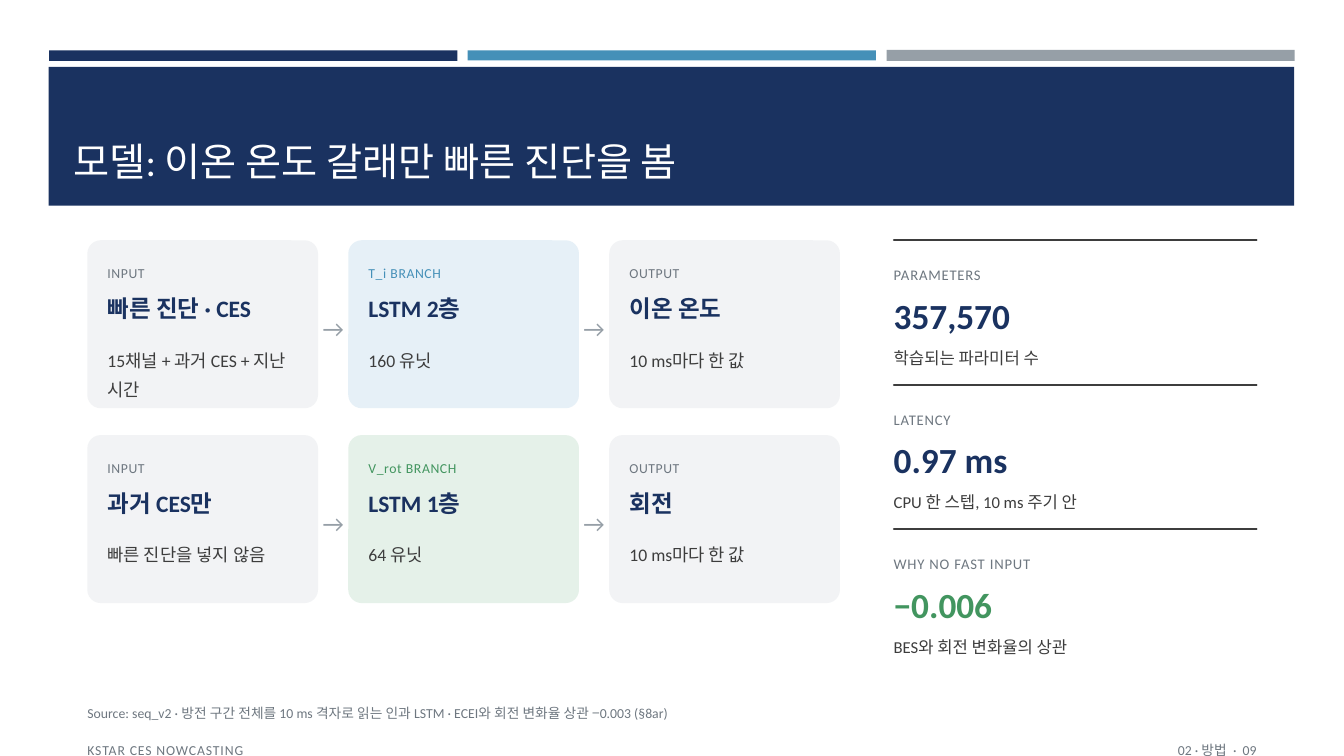
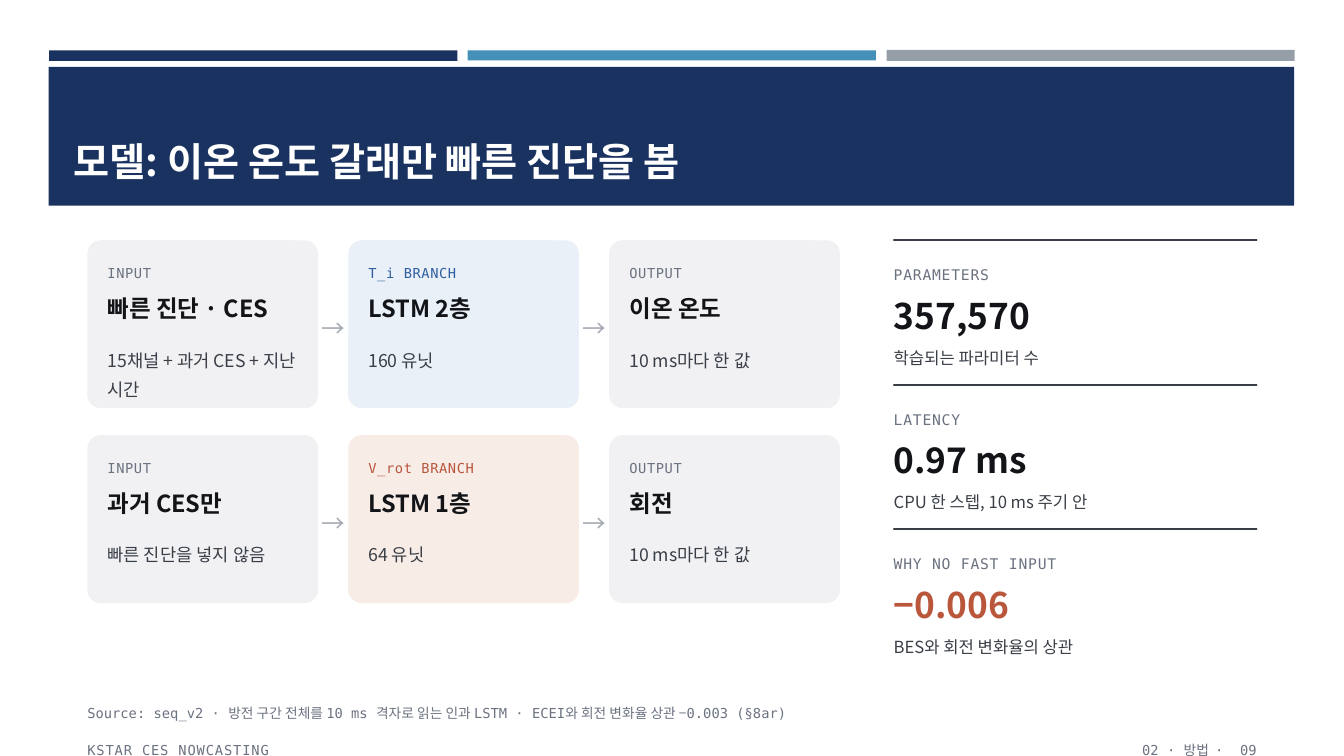
Before and after one commit to iseungsang01/ml-intern-revision, a slide deck: slide 9 of docs/presentation/KSTAR_CES_발표_v2.pptx. Drawn at 1344x756 pixels with LibreOffice and Linux fonts; fonts in the diff are those of the drawing. Boxes give left, top, right and bottom in pixels: in the first picture for what was removed or moved away, otherwise in the second. Text is boxed around its words. In the diff, an @@ line names an element or a change of style, - is before the commit and + after.

Commit message:
Talk deck v2: take only the background shapes from the lab template (three colour bars, navy title band, navy block on the cover); fonts (Pretendard, IBM Plex Mono), colours and layout back to v1. Titles sit in the band in white Pretendard bold. Rendered and checked

```diff
--- a/docs/presentation/KSTAR_CES_발표_v2.pptx
+++ b/docs/presentation/KSTAR_CES_발표_v2.pptx
@@ title "모델: 이온 온도 갈래만 빠른 ..." at <box>74,143,680,180</box>: font Calibri to Noto Sans CJK KR, bold on @@
@@ rounded rectangle at <box>349,240,580,408</box>: fill #E6F0F7 to #E9F0F8 @@
@@ text "T_i BRANCH" at <box>368,267,456,281</box>: font Calibri to DejaVu Sans Mono, text colour #4590B8 to #2F5E9E @@
@@ rounded rectangle at <box>349,436,580,604</box>: fill #E5F1E9 to #F8ECE7 @@
@@ fill #F2F3F5 to #F1F1F4 in 4 elements at <box>88,240,319,408</box>, <box>609,240,840,408</box>, <box>88,436,319,604</box>, <box>609,436,840,604</box> @@
@@ font Calibri to Noto Sans CJK KR, text colour #1A3260 to #121418 in 8 elements at <box>107,297,269,319</box>, <box>368,297,472,319</box>, <box>629,297,721,319</box>, <box>107,492,222,514</box>, <box>368,492,472,514</box>, <box>629,492,672,514</box>, <box>894,302,1030,337</box>, <box>894,447,1027,474</box> @@
@@ text "V_rot BRANCH" at <box>368,463,473,476</box>: font Calibri to DejaVu Sans Mono, text colour #42955F to #B9563C @@
@@ font Calibri to Noto Sans CJK KR, text colour #969FA7 to #A4A9B1 in 4 elements at <box>319,304,349,345</box>, <box>579,304,609,345</box>, <box>319,499,349,539</box>, <box>579,499,609,539</box> @@
@@ text "−0.006" at <box>894,591,1009,619</box>: font Calibri to Noto Sans CJK KR, text colour #42955F to #B9563C @@
@@ font Calibri to Noto Sans CJK KR, text colour #3D3D3D to #3A3F47 in 8 elements at <box>107,352,295,398</box>, <box>368,352,434,369</box>, <box>629,352,750,369</box>, <box>368,546,424,563</box>, <box>629,546,750,563</box>, <box>894,350,1039,366</box>, <box>894,494,1087,511</box>, <box>894,639,1074,655</box> @@
@@ font Calibri to DejaVu Sans Mono, text colour #6E7780 to #6B7280 in 10 elements at <box>107,268,151,278</box>, <box>629,268,681,278</box>, <box>107,463,151,473</box>, <box>629,463,681,473</box>, <box>894,269,989,280</box>, <box>894,414,960,425</box>, <box>894,558,1056,569</box>, <box>87,706,786,721</box>, <box>87,745,268,755</box>, <box>1142,743,1257,756</box> @@
```
Also in this commit, not shown: 17 other slides changed, 1 other file.
